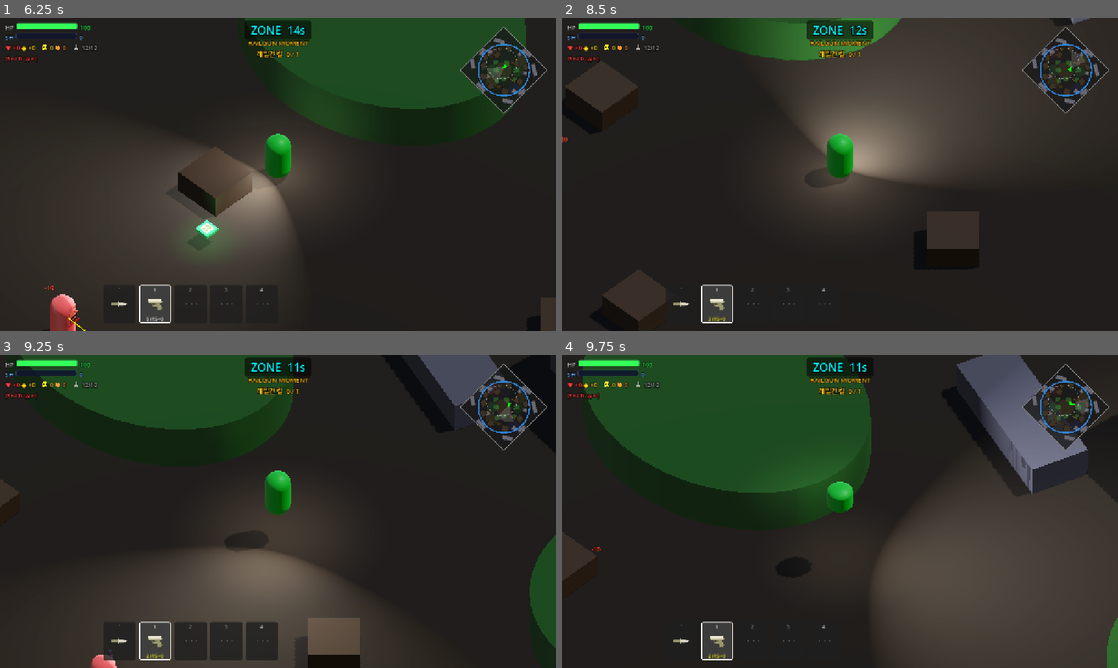
Above: before the commit, frames 1-4 (two rows, left to right).
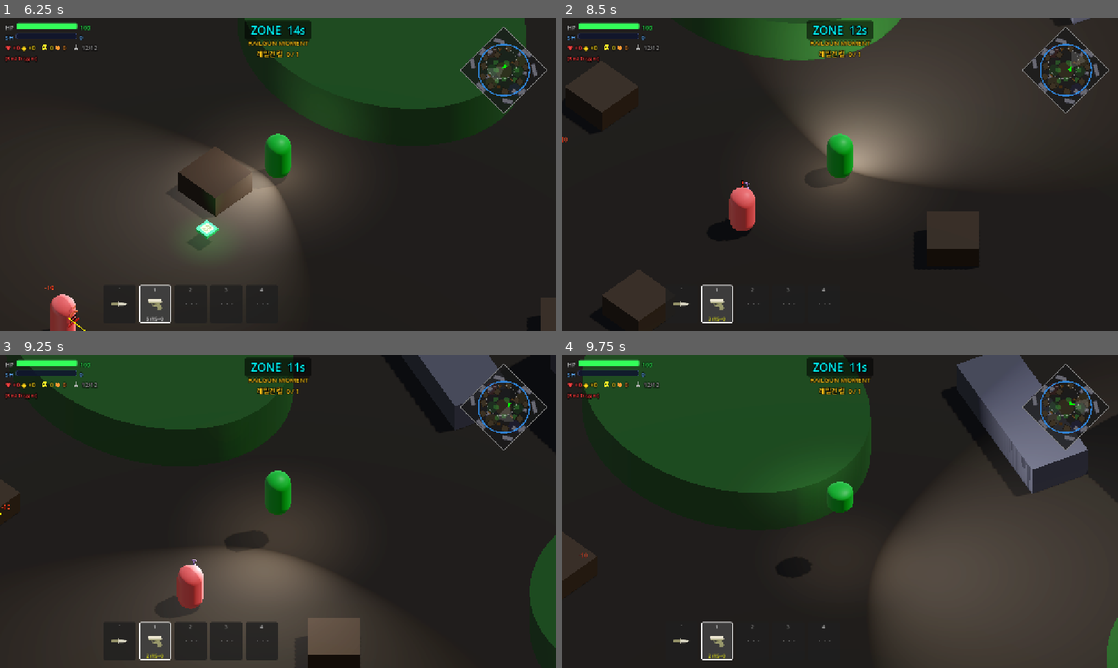
Above: after the commit, the same moments.

Repository: Kyulhee/battle-capsule
Game: Godot game, scene res://src/Main.tscn
The game is run twice, just before and just after one commit, with the same random seed, the same clock (stepped at 60 frames per second) and the same inputs.
Inputs (mouse positions are in pixels of both pictures, inside the frame that each line leads up to):
- Up to frame 1 (6.25 s): click "START MATCH" at 0.5 s; click "START MATCH" at 1.25 s; click "쉬움" at 2 s; click "보통" at 2.75 s; click "어려움" at 3.5 s; click "지옥" at 4.25 s; click "RECORDS" at 5 s; click "선택" at 5.75 s
- Up to frame 2 (8.5 s): tap Enter at 6.5 s; move the mouse to (962, 158) at 6.52 s; hold D (ui_right) 6.53-7.28 s; tap Q (heal) at 6.6, 7.55, 8.1 s; click (962, 158) at 6.67 s; tap Space at 6.77, 7.52 s; move the mouse to (728, 190) at 7.27 s; hold S (ui_down) 7.28-8.03 s; click (728, 190) at 7.35 s; move the mouse to (895, 105) at 8.02 s; hold D (ui_right) from 8.03 s (still down)
- Up to frame 3 (9.25 s): move the mouse to (250, 574) at 8.77 s; release D (ui_right) at 8.78 s; hold W (ui_up) from 8.78 s (still down); tap F (interact) at 8.85 s; click (250, 574) at 8.92 s; tap Space at 9.02 s; tap Q (heal) at 9.05 s
- Up to frame 4 (9.75 s): move the mouse to (1006, 558) at 9.52 s; release W (ui_up) at 9.53 s; hold A (ui_left) from 9.53 s (still down); tap C at 9.6 s

Frame 1 is identical in both runs. In frame 2, 0.6% of the frame differs, in the area x 30-35%, y 51-68%; in frame 3, 0.8%, in the area x 0-37%, y 47-100%; in frame 4, less than 0.1%.

Commit message:
refactor: extract player occluder fader

Diff:
--- a/src/entities/player/Player.gd
+++ b/src/entities/player/Player.gd
@@ -25,7 +25,6 @@
 var _zone_warning_style: StyleBoxFlat = null
 var _zone_warning_pulse: float = 0.0
 
-var _occluder_fade_states: Dictionary = {}
 var _heal_regen: float = 0.0
 
 # ── Artifact System ──────────────────────────────────────────────────────────
@@ -57,6 +56,7 @@
 const PlayerSlotHudRendererScript = preload("res://src/ui/player/PlayerSlotHudRenderer.gd")
 const PlayerWeaponIconResolverScript = preload("res://src/ui/player/PlayerWeaponIconResolver.gd")
 const PlayerTuningScript = preload("res://src/entities/player/PlayerTuning.gd")
+const PlayerOccluderFaderScript = preload("res://src/entities/player/PlayerOccluderFader.gd")
 const WeaponSlotManagerScript = preload("res://src/core/WeaponSlotManager.gd")
 
 # ── Weapon Slot Inventory ────────────────────────────────────────────────
@@ -79,6 +79,7 @@
 var slot_icon_rects: Array = []
 var slot_ammo_labels: Array = []
 var _weapon_icon_resolver = PlayerWeaponIconResolverScript.new()
+var _occluder_fader = PlayerOccluderFaderScript.new()
 var _focused_pickup: Pickup = null
 
 func _ready():
@@ -553,180 +554,15 @@
 	return null
 
 func _exit_tree():
-	_restore_all_occluders()
+	_occluder_fader.restore_all()
 
 func _handle_wall_transparency(delta: float):
 	var camera = camera_pivot.get_node_or_null("Camera3D")
 	if not camera:
-		_restore_all_occluders()
+		_occluder_fader.restore_all()
 		return
 
-	var cam_pos = camera.global_position
-	var space_state = get_world_3d().direct_space_state
-	var active_meshes: Dictionary = {}
-	for target_pos in _get_occluder_sample_points(camera):
-		_trace_occluders(space_state, cam_pos, target_pos, active_meshes)
-
-	_update_occluder_fades(active_meshes, delta)
-
-func _get_occluder_sample_points(camera: Camera3D) -> Array:
-	var right = camera.global_transform.basis.x
-	right.y = 0.0
-	if right.length_squared() < 0.001:
-		right = Vector3.RIGHT
-	right = right.normalized()
-
-	var base = global_position
-	return [
-		base + Vector3(0.0, 1.45, 0.0),
-		base + Vector3(0.0, 1.00, 0.0),
-		base + Vector3(0.0, 0.95, 0.0) + right * 0.38,
-		base + Vector3(0.0, 0.95, 0.0) - right * 0.38,
-		base + Vector3(0.0, 0.45, 0.0),
-	]
-
-func _trace_occluders(space_state: PhysicsDirectSpaceState3D, ray_start: Vector3, target_pos: Vector3, active_meshes: Dictionary):
-	var ray_delta = target_pos - ray_start
-	if ray_delta.length_squared() < 0.001:
-		return
-	var dir = ray_delta.normalized()
-	var ray_from = ray_start
-	var exclude: Array = [self]
-	for _i in range(PlayerTuningScript.OCCLUDER_MAX_RAY_HITS):
-		var query = PhysicsRayQueryParameters3D.create(ray_from, target_pos)
-		query.exclude = exclude
-		query.collision_mask = 1
-		var result = space_state.intersect_ray(query)
-		if not result: break
-		var collider = result.get("collider")
-		for mesh in _get_occluder_meshes(collider):
-			active_meshes[mesh] = true
-		if collider is CollisionObject3D:
-			exclude.append(collider)
-		ray_from = result["position"] + dir * PlayerTuningScript.OCCLUDER_RAY_STEP
-		if ray_from.distance_squared_to(target_pos) <= PlayerTuningScript.OCCLUDER_RAY_STEP * PlayerTuningScript.OCCLUDER_RAY_STEP:
-			break
-
-func _get_occluder_meshes(collider) -> Array:
-	var meshes: Array = []
-	if not collider is Node:
-		return meshes
-	var node: Node = collider
-	var checks: Array = [node]
-	var parent = node.get_parent()
-	if parent:
-		checks.append(parent)
-	for check in checks:
-		if check and check.is_in_group("occluder"):
-			_append_mesh_instances(check, meshes)
-	return meshes
-
-func _append_mesh_instances(node: Node, out: Array):
-	if node is MeshInstance3D and is_instance_valid(node):
-		out.append(node)
-	for child in node.get_children():
-		_append_mesh_instances(child, out)
-
-func _update_occluder_fades(active_meshes: Dictionary, delta: float):
-	for mesh in active_meshes.keys():
-		if not is_instance_valid(mesh):
-			continue
-		var state = _get_or_create_occluder_state(mesh)
-		if state.is_empty():
-			continue
-		state["linger"] = PlayerTuningScript.OCCLUDER_FADE_LINGER
-		_occluder_fade_states[mesh] = state
-
-	var to_restore: Array = []
-	for mesh in _occluder_fade_states.keys():
-		if not is_instance_valid(mesh):
-			to_restore.append(mesh)
-			continue
-
-		var state: Dictionary = _occluder_fade_states[mesh]
-		var active = active_meshes.has(mesh)
-		if not active:
-			state["linger"] = maxf(0.0, float(state.get("linger", 0.0)) - delta)
-
-		var original_alpha = float(state.get("original_alpha", 1.0))
-		var target_alpha = PlayerTuningScript.OCCLUDER_FADE_ALPHA if active or float(state.get("linger", 0.0)) > 0.0 else original_alpha
-		var current_alpha = float(state.get("alpha", original_alpha))
-		var speed = PlayerTuningScript.OCCLUDER_FADE_IN_SPEED if target_alpha < current_alpha else PlayerTuningScript.OCCLUDER_FADE_OUT_SPEED
-		var next_alpha = lerpf(current_alpha, target_alpha, minf(1.0, speed * delta))
-
-		state["alpha"] = next_alpha
-		_apply_occluder_fade_material(mesh, state, next_alpha)
-		_occluder_fade_states[mesh] = state
-
-		if not active and float(state.get("linger", 0.0)) <= 0.0 and absf(next_alpha - original_alpha) <= 0.02:
-			to_restore.append(mesh)
-
-	for mesh in to_restore:
-		_restore_occluder(mesh)
-
-func _get_or_create_occluder_state(mesh: MeshInstance3D) -> Dictionary:
-	if _occluder_fade_states.has(mesh):
-		return _occluder_fade_states[mesh]
-
-	var original_override = mesh.get_surface_override_material(0)
-	var source_mat: Material = original_override
-	if not source_mat and mesh.mesh:
-		source_mat = mesh.mesh.surface_get_material(0)
-
-	var original_alpha = 1.0
-	if source_mat is BaseMaterial3D:
-		original_alpha = source_mat.albedo_color.a
-
-	var fade_mat: Material = null
-	if source_mat:
-		fade_mat = source_mat.duplicate()
-	if not fade_mat or not (fade_mat is BaseMaterial3D):
-		var fallback = StandardMaterial3D.new()
-		fallback.albedo_color = Color(0.42, 0.42, 0.42, original_alpha)
-		fade_mat = fallback
-
-	if fade_mat is BaseMaterial3D:
-		fade_mat.resource_local_to_scene = true
-		fade_mat.transparency = BaseMaterial3D.TRANSPARENCY_ALPHA
-		var c = fade_mat.albedo_color
-		c.a = original_alpha
-		fade_mat.albedo_color = c
-
-	return {
-		"had_override": original_override != null,
-		"original_override": original_override,
-		"original_alpha": original_alpha,
-		"fade_mat": fade_mat,
-		"alpha": original_alpha,
-		"linger": 0.0,
-	}
-
-func _apply_occluder_fade_material(mesh: MeshInstance3D, state: Dictionary, alpha: float):
-	var fade_mat = state.get("fade_mat")
-	if not fade_mat:
-		return
-	if fade_mat is BaseMaterial3D:
-		var c = fade_mat.albedo_color
-		c.a = alpha
-		fade_mat.albedo_color = c
-	mesh.set_surface_override_material(0, fade_mat)
-
-func _restore_occluder(mesh):
-	if not _occluder_fade_states.has(mesh):
-		return
-	var state: Dictionary = _occluder_fade_states[mesh]
-	_occluder_fade_states.erase(mesh)
-	if not is_instance_valid(mesh):
-		return
-	if bool(state.get("had_override", false)):
-		mesh.set_surface_override_material(0, state.get("original_override"))
-	else:
-		mesh.set_surface_override_material(0, null)
-
-func _restore_all_occluders():
-	var meshes = _occluder_fade_states.keys()
-	for mesh in meshes:
-		_restore_occluder(mesh)
+	_occluder_fader.tick(self, camera, delta)
 
 func _update_zone_warning(delta: float):
 	if not _zone_warning_style: return
--- /dev/null
+++ b/src/entities/player/PlayerOccluderFader.gd
@@ -0,0 +1,178 @@
+extends RefCounted
+
+const PlayerTuningScript = preload("res://src/entities/player/PlayerTuning.gd")
+
+var _fade_states: Dictionary = {}
+
+func tick(player_node: Node3D, camera: Camera3D, delta: float) -> void:
+	if not player_node or not camera:
+		restore_all()
+		return
+
+	var cam_pos = camera.global_position
+	var space_state = player_node.get_world_3d().direct_space_state
+	var active_meshes: Dictionary = {}
+	for target_pos in _get_sample_points(player_node, camera):
+		_trace_occluders(player_node, space_state, cam_pos, target_pos, active_meshes)
+
+	_update_fades(active_meshes, delta)
+
+func restore_all() -> void:
+	var meshes = _fade_states.keys()
+	for mesh in meshes:
+		_restore(mesh)
+
+func _get_sample_points(player_node: Node3D, camera: Camera3D) -> Array:
+	var right = camera.global_transform.basis.x
+	right.y = 0.0
+	if right.length_squared() < 0.001:
+		right = Vector3.RIGHT
+	right = right.normalized()
+
+	var base = player_node.global_position
+	return [
+		base + Vector3(0.0, 1.45, 0.0),
+		base + Vector3(0.0, 1.00, 0.0),
+		base + Vector3(0.0, 0.95, 0.0) + right * 0.38,
+		base + Vector3(0.0, 0.95, 0.0) - right * 0.38,
+		base + Vector3(0.0, 0.45, 0.0),
+	]
+
+func _trace_occluders(player_node: Node3D, space_state: PhysicsDirectSpaceState3D, ray_start: Vector3, target_pos: Vector3, active_meshes: Dictionary) -> void:
+	var ray_delta = target_pos - ray_start
+	if ray_delta.length_squared() < 0.001:
+		return
+	var dir = ray_delta.normalized()
+	var ray_from = ray_start
+	var exclude: Array = [player_node]
+	for _i in range(PlayerTuningScript.OCCLUDER_MAX_RAY_HITS):
+		var query = PhysicsRayQueryParameters3D.create(ray_from, target_pos)
+		query.exclude = exclude
+		query.collision_mask = 1
+		var result = space_state.intersect_ray(query)
+		if not result:
+			break
+		var collider = result.get("collider")
+		for mesh in _get_occluder_meshes(collider):
+			active_meshes[mesh] = true
+		if collider is CollisionObject3D:
+			exclude.append(collider)
+		ray_from = result["position"] + dir * PlayerTuningScript.OCCLUDER_RAY_STEP
+		if ray_from.distance_squared_to(target_pos) <= PlayerTuningScript.OCCLUDER_RAY_STEP * PlayerTuningScript.OCCLUDER_RAY_STEP:
+			break
+
+func _get_occluder_meshes(collider) -> Array:
+	var meshes: Array = []
+	if not collider is Node:
+		return meshes
+	var node: Node = collider
+	var checks: Array = [node]
+	var parent = node.get_parent()
+	if parent:
+		checks.append(parent)
+	for check in checks:
+		if check and check.is_in_group("occluder"):
+			_append_mesh_instances(check, meshes)
+	return meshes
+
+func _append_mesh_instances(node: Node, out: Array) -> void:
+	if node is MeshInstance3D and is_instance_valid(node):
+		out.append(node)
+	for child in node.get_children():
+		_append_mesh_instances(child, out)
+
+func _update_fades(active_meshes: Dictionary, delta: float) -> void:
+	for mesh in active_meshes.keys():
+		if not is_instance_valid(mesh):
+			continue
+		var state = _get_or_create_state(mesh)
+		if state.is_empty():
+			continue
+		state["linger"] = PlayerTuningScript.OCCLUDER_FADE_LINGER
+		_fade_states[mesh] = state
+
+	var to_restore: Array = []
+	for mesh in _fade_states.keys():
+		if not is_instance_valid(mesh):
+			to_restore.append(mesh)
+			continue
+
+		var state: Dictionary = _fade_states[mesh]
+		var active = active_meshes.has(mesh)
+		if not active:
+			state["linger"] = maxf(0.0, float(state.get("linger", 0.0)) - delta)
+
+		var original_alpha = float(state.get("original_alpha", 1.0))
+		var target_alpha = PlayerTuningScript.OCCLUDER_FADE_ALPHA if active or float(state.get("linger", 0.0)) > 0.0 else original_alpha
+		var current_alpha = float(state.get("alpha", original_alpha))
+		var speed = PlayerTuningScript.OCCLUDER_FADE_IN_SPEED if target_alpha < current_alpha else PlayerTuningScript.OCCLUDER_FADE_OUT_SPEED
+		var next_alpha = lerpf(current_alpha, target_alpha, minf(1.0, speed * delta))
+
+		state["alpha"] = next_alpha
+		_apply_fade_material(mesh, state, next_alpha)
+		_fade_states[mesh] = state
+
+		if not active and float(state.get("linger", 0.0)) <= 0.0 and absf(next_alpha - original_alpha) <= 0.02:
+			to_restore.append(mesh)
+
+	for mesh in to_restore:
+		_restore(mesh)
+
+func _get_or_create_state(mesh: MeshInstance3D) -> Dictionary:
+	if _fade_states.has(mesh):
+		return _fade_states[mesh]
+
+	var original_override = mesh.get_surface_override_material(0)
+	var source_mat: Material = original_override
+	if not source_mat and mesh.mesh:
+		source_mat = mesh.mesh.surface_get_material(0)
+
+	var original_alpha = 1.0
+	if source_mat is BaseMaterial3D:
+		original_alpha = source_mat.albedo_color.a
+
+	var fade_mat: Material = null
+	if source_mat:
+		fade_mat = source_mat.duplicate()
+	if not fade_mat or not (fade_mat is BaseMaterial3D):
+		var fallback = StandardMaterial3D.new()
+		fallback.albedo_color = Color(0.42, 0.42, 0.42, original_alpha)
+		fade_mat = fallback
+
+	if fade_mat is BaseMaterial3D:
+		fade_mat.resource_local_to_scene = true
+		fade_mat.transparency = BaseMaterial3D.TRANSPARENCY_ALPHA
+		var c = fade_mat.albedo_color
+		c.a = original_alpha
+		fade_mat.albedo_color = c
+
+	return {
+		"had_override": original_override != null,
+		"original_override": original_override,
+		"original_alpha": original_alpha,
+		"fade_mat": fade_mat,
+		"alpha": original_alpha,
+		"linger": 0.0,
+	}
+
+func _apply_fade_material(mesh: MeshInstance3D, state: Dictionary, alpha: float) -> void:
+	var fade_mat = state.get("fade_mat")
+	if not fade_mat:
+		return
+	if fade_mat is BaseMaterial3D:
+		var c = fade_mat.albedo_color
+		c.a = alpha
+		fade_mat.albedo_color = c
+	mesh.set_surface_override_material(0, fade_mat)
+
+func _restore(mesh) -> void:
+	if not _fade_states.has(mesh):
+		return
+	var state: Dictionary = _fade_states[mesh]
+	_fade_states.erase(mesh)
+	if not is_instance_valid(mesh):
+		return
+	if bool(state.get("had_override", false)):
+		mesh.set_surface_override_material(0, state.get("original_override"))
+	else:
+		mesh.set_surface_override_material(0, null)
Not shown, changed: docs/ARCHITECTURE.md
Not shown, changed: docs/DEVLOG.md
Not shown, changed: docs/IMPACT_MAP.md
Not shown, changed: docs/MASTERPLAN.md
Not shown, changed: docs/devlog/v1.11.md
